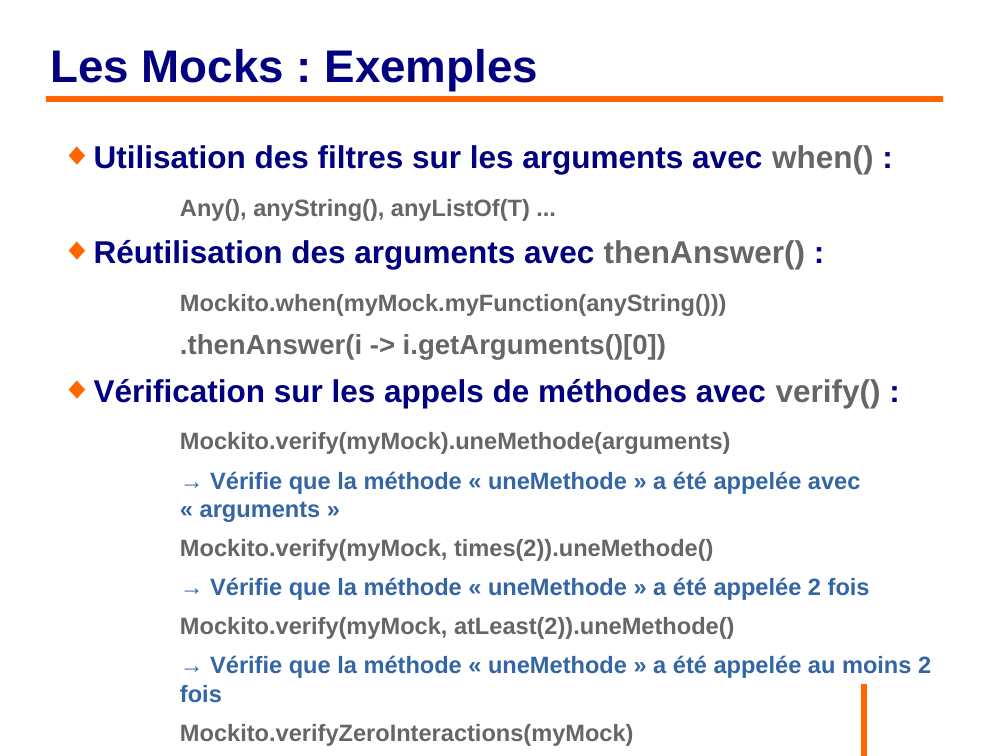
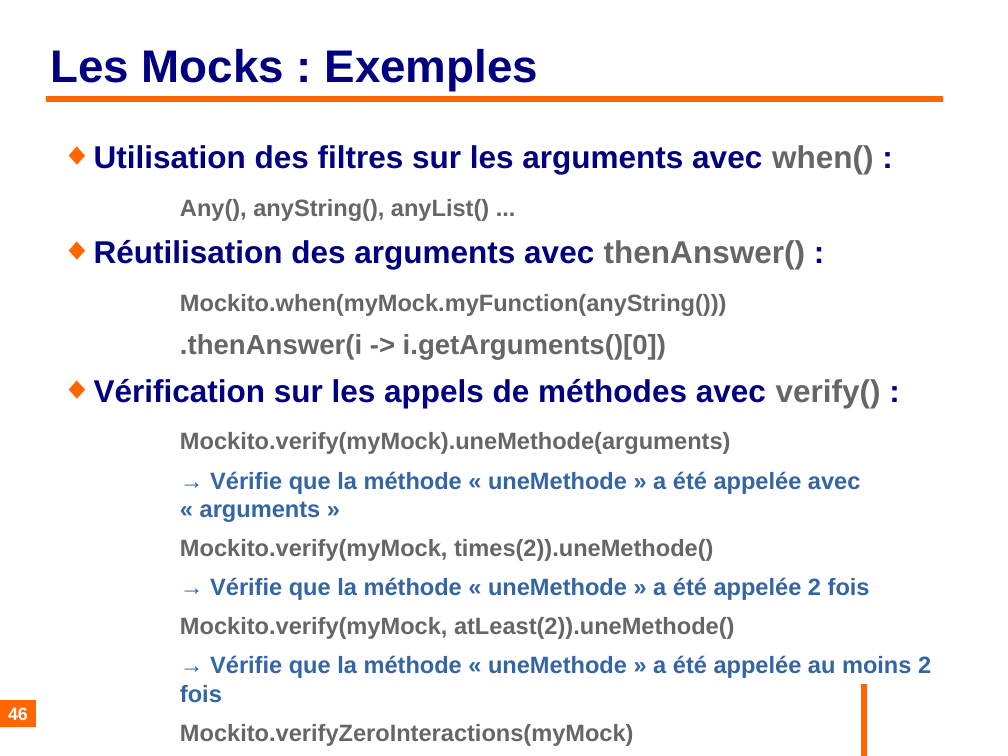
Before and after one commit to philphils/tests-unitaires-et-moins-unitaires, a slide deck: slide 46 of tests-unitaires-cours/nouveauDiapo/diapo_tests_unitaires.odp. Drawn at 1008x756 pixels with LibreOffice and Linux fonts; fonts in the diff are those of the drawing; background and template pictures are left out. Boxes give left, top, right and bottom in pixels: in the first picture for what was removed or moved away, otherwise in the second. Text is boxed around its words. In the diff, an @@ line names an element or a change of style, - is before the commit and + after.

```diff
--- a/tests-unitaires-cours/nouveauDiapo/diapo_tests_unitaires.odp
+++ b/tests-unitaires-cours/nouveauDiapo/diapo_tests_unitaires.odp
@@ text at (180, 199, 489, 221): text changed @@
-    Any(), anyString(), anyListOf(T) ...
+    Any(), anyString(), anyList() ...
@@ page number added at (0, 701, 36, 728), fill #FF6600, 14 pt, text #FFFFFF, bold @@
+46
```
Also in this commit, not shown: 61 other slides changed.
